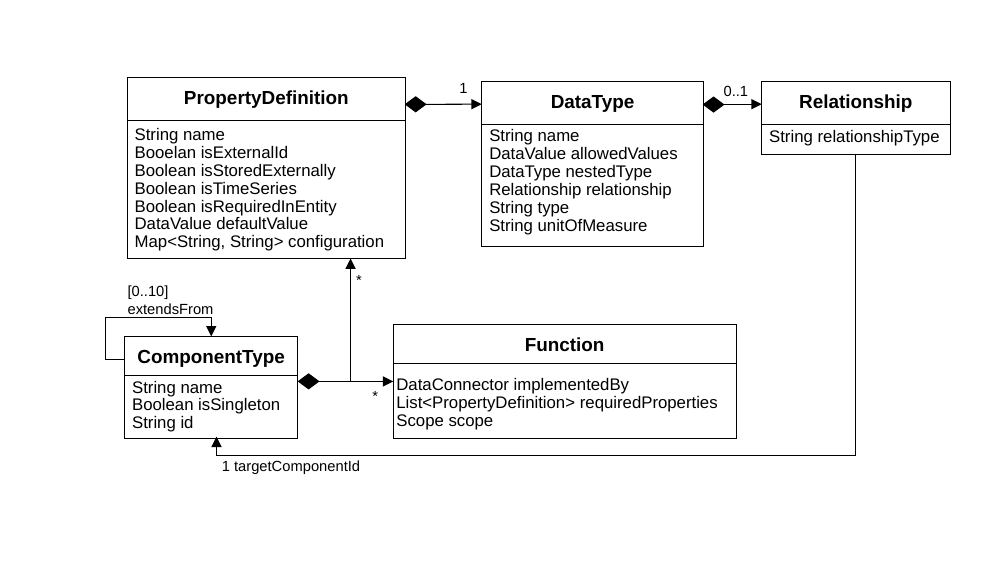
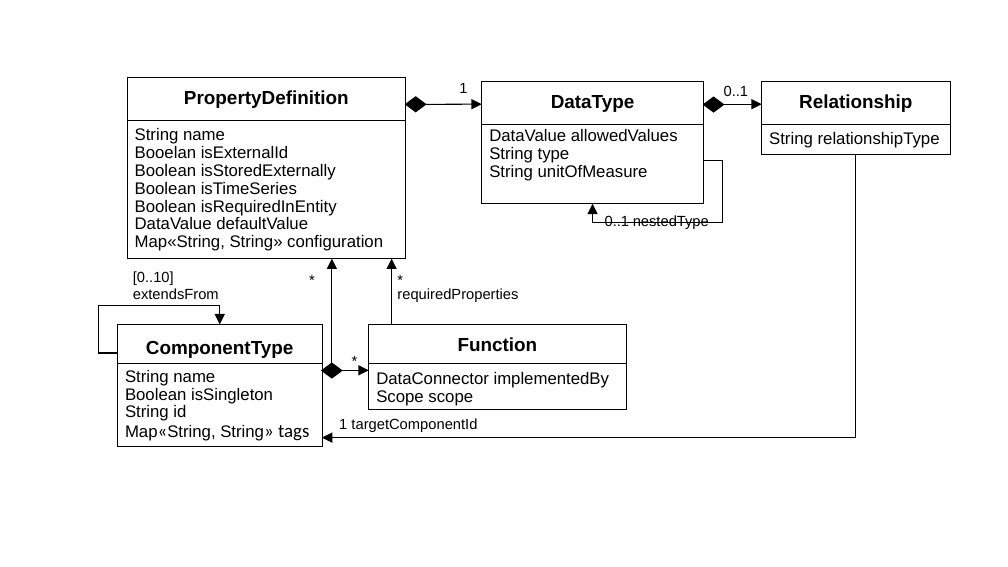
Before and after one commit to derlehner/dt_language_comparison, a slide deck: slide 10 of Figures.pptx. Drawn at 1008x567 pixels with LibreOffice and Linux fonts; fonts in the diff are those of the drawing. Boxes give left, top, right and bottom in pixels: in the first picture for what was removed or moved away, otherwise in the second. Text is boxed around its words. In the diff, an @@ line names an element or a change of style, - is before the commit and + after.

```diff
--- a/Figures.pptx
+++ b/Figures.pptx
@@ rectangle: place and size @@
-rectangle at [482,82,703,247]
+rectangle at [482,82,703,204]
@@ text at [489,129,580,145]: paragraph removed @@
-String name
@@ elbow arrow moved from (856, 154) - (216, 437) to (856, 154) - (322, 438) @@
@@ text at [489,165,672,199]: paragraphs removed @@
-DataType nestedType
-Relationship relationship
@@ elbow arrow added from (704, 160) to (593, 204), #000000 1 pt @@
@@ text at [135,235,383,251]: text changed @@
-Map<String, String> configuration
+Map«String, String» configuration
@@ text added at [605,215,630,226], 14 pt, text #000000 @@
+0..1
@@ text added at [633,215,709,229], 14 pt, text #000000 @@
+nestedType
@@ text "[0..10] extendsFrom": place and size @@
-text "[0..10] extendsFrom" at [128,285,214,314]
+text "[0..10] extendsFrom" at [133,271,219,299]
@@ elbow arrow removed from (318, 381) to (351, 259) @@
@@ arrow added from (332, 363) to (332, 259), #000000 1 pt @@
@@ arrow added from (392, 324) to (392, 259), #000000 1 pt @@
@@ text "*": place and size @@
-text "*" at [356,271,422,291]
+text "*" at [309,271,375,291]
@@ text added at [397,288,518,302], 14 pt, text #000000 @@
+requiredProperties
@@ text added at [398,271,416,291], 14 pt, text #000000 @@
+*
@@ elbow arrow moved from (125, 359) - (211, 337) to (117, 353) - (220, 324) @@
@@ rectangle: place and size @@
-rectangle at [125,337,298,439]
+rectangle at [117,324,322,446]
@@ rectangle: place and size @@
-rectangle at [393,324,737,439]
+rectangle at [369,324,627,410]
@@ text "ComponentType": place and size @@
-text "ComponentType" at [137,349,285,367]
+text "ComponentType" at [146,340,294,358]
@@ text "*": place and size @@
-text "*" at [373,387,391,408]
+text "*" at [352,352,370,373]
@@ text "Function": place and size @@
-text "Function" at [525,337,605,352]
+text "Function" at [458,337,538,352]
@@ text "String name": place and size @@
-text "String name" at [132,381,280,432]
+text "String name" at [125,370,309,441]
@@ line moved from (125, 376) - (298, 376) to (117, 363) - (322, 363) @@
@@ elbow arrow removed from (318, 381) to (393, 382) @@
@@ diamond: place and size @@
-diamond at [298,374,319,389]
+diamond at [322,363,342,378]
@@ arrow added from (342, 371) to (369, 371), #000000 1 pt @@
@@ line moved from (393, 363) - (737, 363) to (369, 363) - (626, 363) @@
@@ text "DataConnector implementedBy": place and size @@
-text "DataConnector implementedBy" at [396,378,718,430]
+text "DataConnector implementedBy" at [376,372,609,406]
@@ text "1 targetComponentId": place and size @@
-text "1 targetComponentId" at [222,460,360,474]
+text "1 targetComponentId" at [339,418,477,432]
@@ text at [396,396,718,412]: paragraph removed @@
-List<PropertyDefinition> requiredProperties
@@ text at [125,425,309,441]: paragraph added @@
+Map«String, String» tags
```
Also in this commit, not shown: 4 other slides changed, 1 other file.
